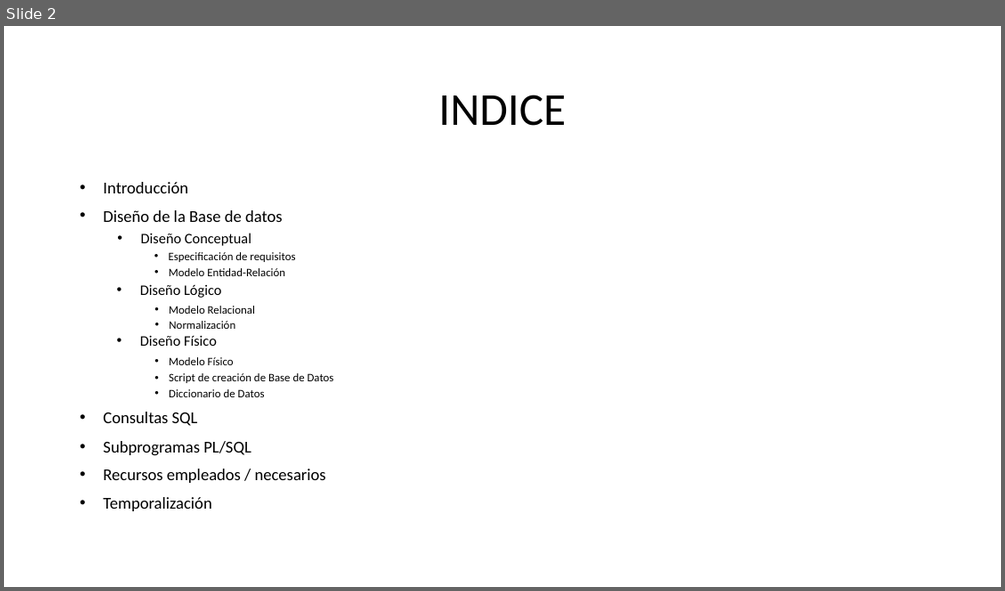
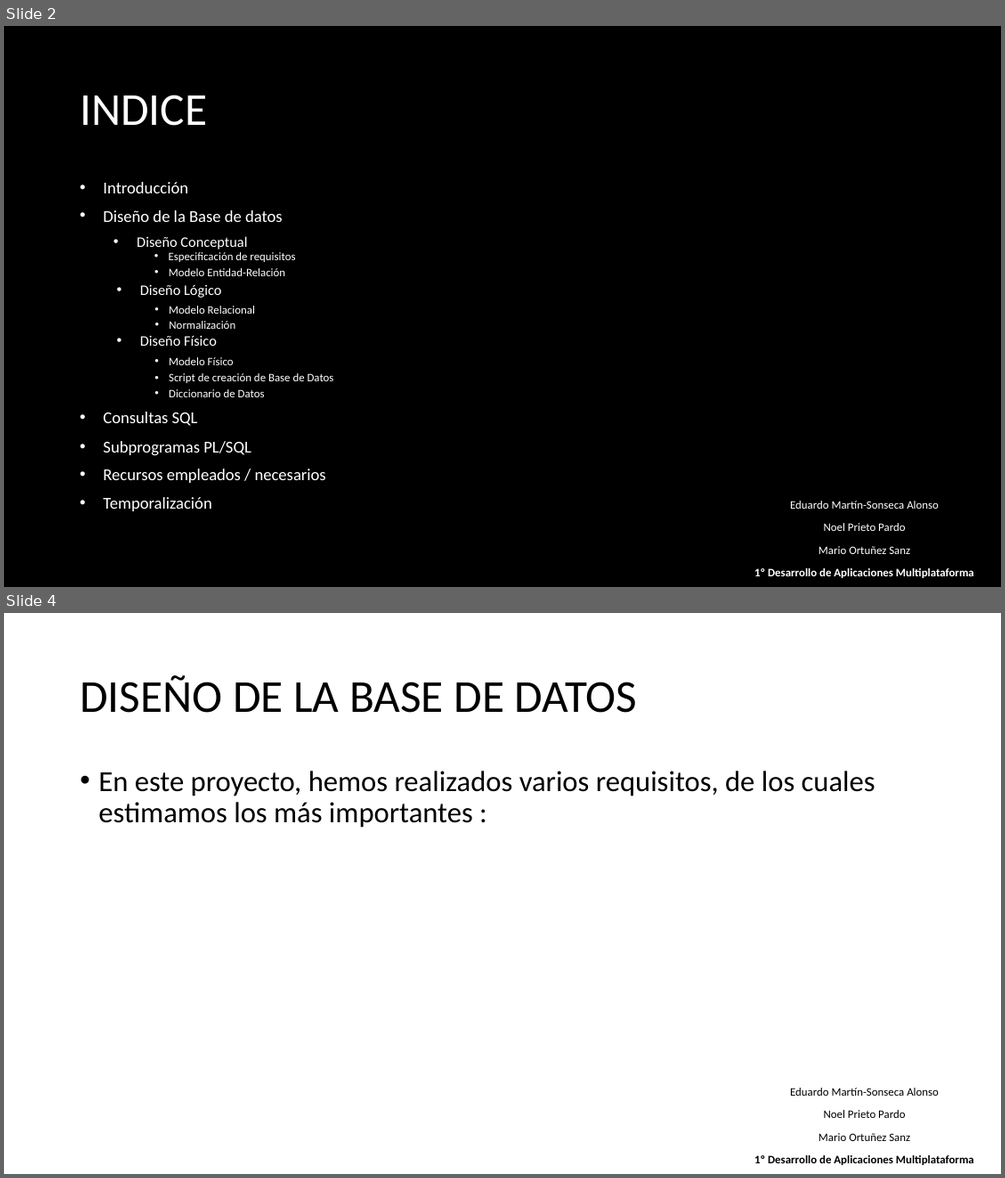
Before and after one commit to maraloeDev/Proyecto-de-Bases-de-Datos, a slide deck: Defensa proyecto intermodular.pptx. Shown one above the other, each under a label of ours: slide 2 before the commit, slides 2 and 4 after it; the slides between them are not shown. The pictures are 1005x591 and 1005x1178 pixels, drawn with LibreOffice and Linux fonts; fonts in the diff are those of the drawing; background and template pictures are left out. Boxes give left, top, right and bottom in pixels: in the first picture for what was removed or moved away, otherwise in the second. Text is boxed around its words. In the diff, an @@ line names an element or a change of style, - is before the commit and + after.

```diff
--- a/Defensa proyecto intermodular.pptx
+++ b/Defensa proyecto intermodular.pptx
@@ slide 4 added at (4,613,1001,1174), background #FFFFFF @@
@@ title added at (80,675,638,713), 44 pt, text #000000 @@
+DISEÑO DE LA BASE DE DATOS
@@ text added at (98,771,875,827), 28 pt, text #000000 @@
+• En este proyecto, hemos realizados varios requisitos, de los cuales estimamos los más importantes :
@@ text added at (754,1087,974,1165), 11 pt, text #000000 @@
+Eduardo Martín-Sonseca Alonso
+Noel Prieto Pardo
+Mario Ortuñez Sanz
+1º Desarrollo de Aplicaciones Multiplataforma
@@ slide 2 changed as well @@
@@ background #FFFFFF to picture (left out) @@
@@ title "INDICE" at (80,95,207,126): text colour #000000 to #FFFFFF; alignment centre to left @@
@@ text colour #000000 to #FFFFFF in 16 elements at (103,210,283,222), (103,182,188,193), (169,252,295,262), (169,268,285,276), (140,284,221,297), (169,305,255,313), (169,321,235,329), (140,335,217,346), (169,357,234,365), (169,373,334,383), (169,389,265,397), (103,411,198,426), (103,441,251,456), (103,468,326,483), (103,497,211,511), (137,236,247,249) @@
@@ text added at (754,500,974,578), 11 pt, text #FFFFFF @@
+Eduardo Martín-Sonseca Alonso
+Noel Prieto Pardo
+Mario Ortuñez Sanz
+1º Desarrollo de Aplicaciones Multiplataforma
```
Also in this commit, not shown: 1 other slide changed, 11 other slides added, 1 slide removed, 1 other file.
